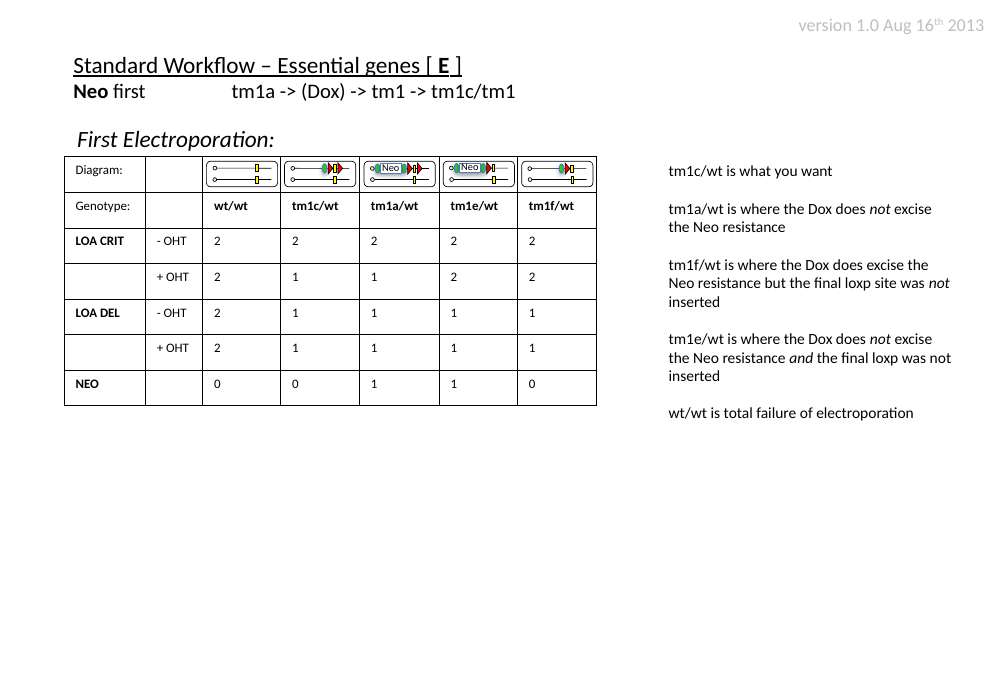
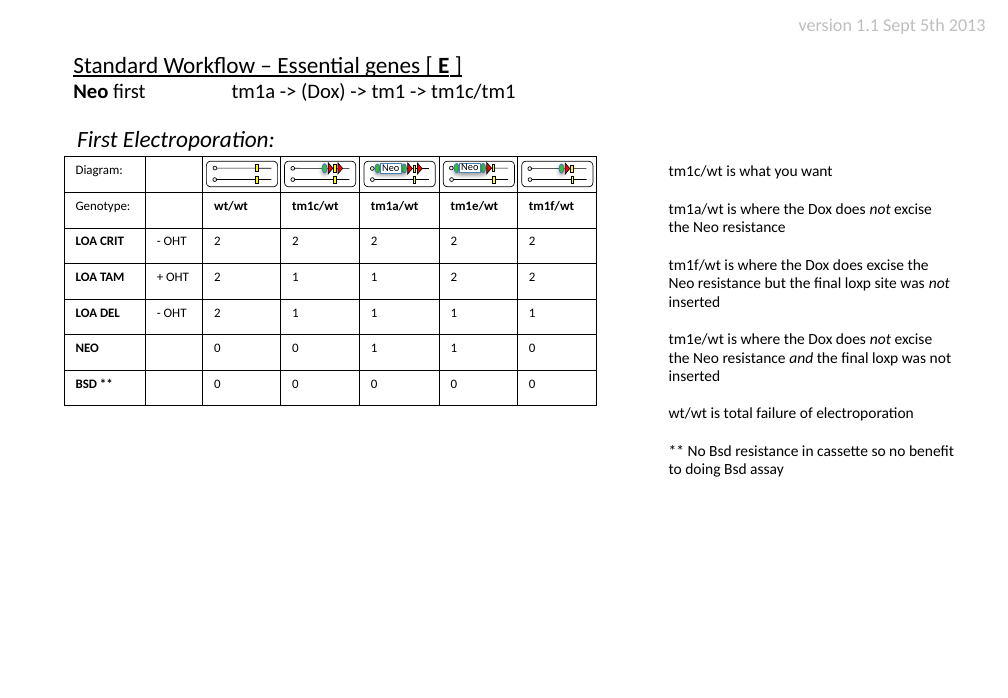
Before and after one commit to htgt/LIMS2-Docs, a slide deck: slide 6 of lab_worklflows/workflow_genotyping.pptx (slide 4 before the commit). Drawn at 1008x698 pixels with LibreOffice and Linux fonts; fonts in the diff are those of the drawing. Boxes give left, top, right and bottom in pixels: in the first picture for what was removed or moved away, otherwise in the second. Text is boxed around its words. In the diff, an @@ line names an element or a change of style, - is before the commit and + after.

Commit message:
Added LOA-TAM and BSD assays to tables

```diff
--- a/lab_worklflows/workflow_genotyping.pptx
+++ b/lab_worklflows/workflow_genotyping.pptx
@@ text at (799, 19, 986, 34): text changed @@
-version 1.0 Aug 16th 2013
+version 1.1 Sept 5th 2013
@@ table at (64, 157, 598, 407) @@
-row 4, column 1: 
+row 4, column 1: LOA TAM
-row 6:  | + OHT | 2 | 1 | 1 | 1 | 1
+row 7: BSD ** |  | 0 | 0 | 0 | 0 | 0
@@ text at (669, 445, 954, 477): paragraph added @@
+** No Bsd resistance in cassette so no benefit to doing Bsd assay
```
Also in this commit, not shown: 4 other slides changed, 2 slides added, 1 other file.
